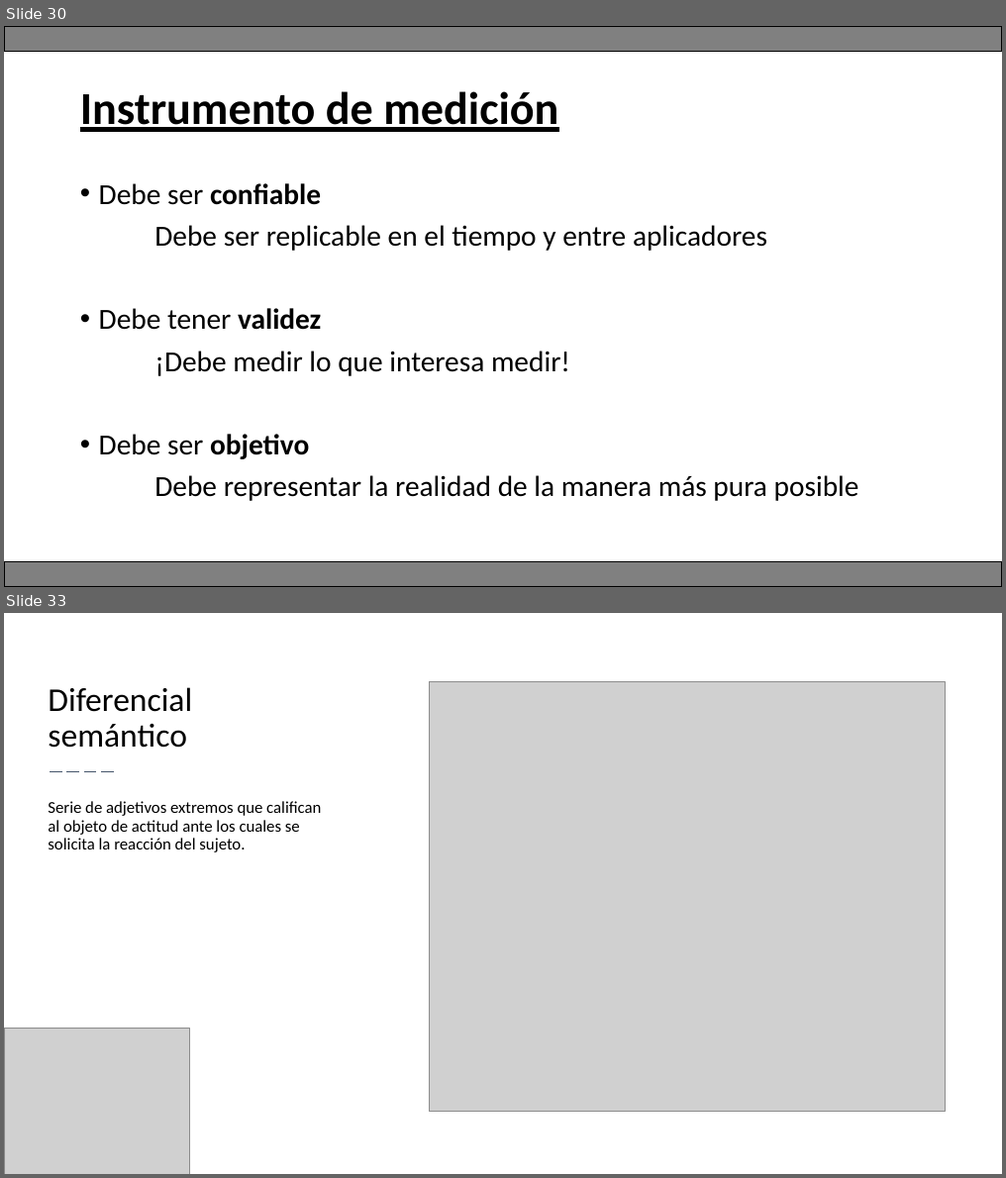
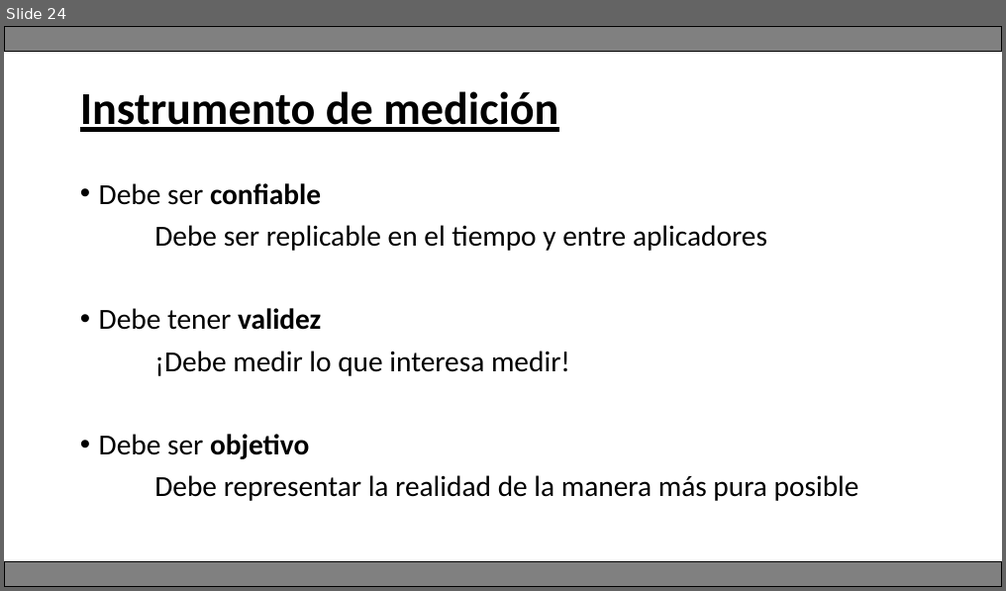
Before and after one commit to Adrifelcha/afchavez-019, a slide deck: JeanPiaget/2019-2020/Cuarentena/Cuarto - Clases Remotas/Zoom2-Recolección-LecturaDatos.pptx. Shown one above the other, each under a label of ours: slides 30 and 33 before the commit, slide 24 after it; the slides between them are not shown. The pictures are 1006x1178 and 1006x591 pixels, drawn with LibreOffice and Linux fonts; fonts in the diff are those of the drawing; grey boxes stand for pictures. Boxes give left, top, right and bottom in pixels: in the first picture for what was removed or moved away, otherwise in the second. Text is boxed around its words. In the diff, an @@ line names an element or a change of style, - is before the commit and + after.

```diff
--- a/JeanPiaget/2019-2020/Cuarentena/Cuarto - Clases Remotas/Zoom2-Recolección-LecturaDatos.pptx
+++ b/JeanPiaget/2019-2020/Cuarentena/Cuarto - Clases Remotas/Zoom2-Recolección-LecturaDatos.pptx
@@ slide 33 removed at [4, 613, 1002, 1174], background #FFFFFF @@
@@ title removed at [48, 687, 192, 748] @@
-Diferencial semántico
@@ picture removed at [430, 682, 945, 1112] @@
@@ line removed from (50, 772) to (117, 772) @@
@@ text removed at [48, 801, 321, 853] @@
-Serie de adjetivos extremos que califican al objeto de actitud ante los cuales se solicita la reacción del sujeto.
@@ picture removed at [4, 1028, 190, 1174] @@
@@ what was slide 30 is now slide 24 @@
```
Also in this commit, not shown: 4 slides changed, 1 slide added, 49 other slides removed, 7 other files.
